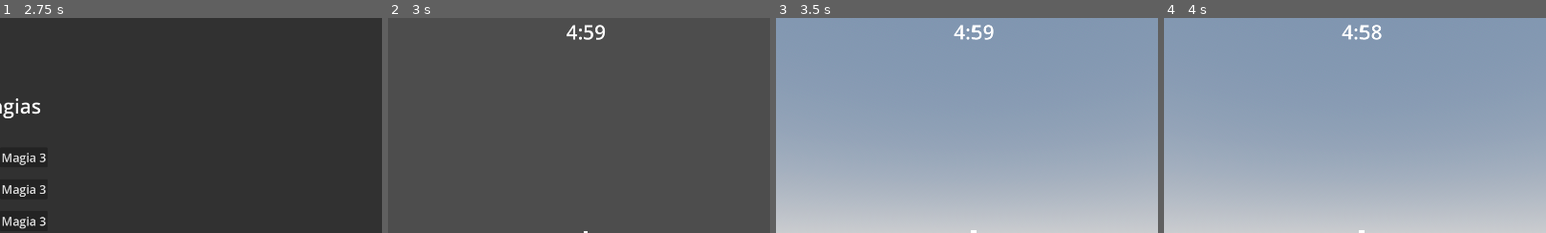
Above: before the commit, frames 1-4 (left to right).
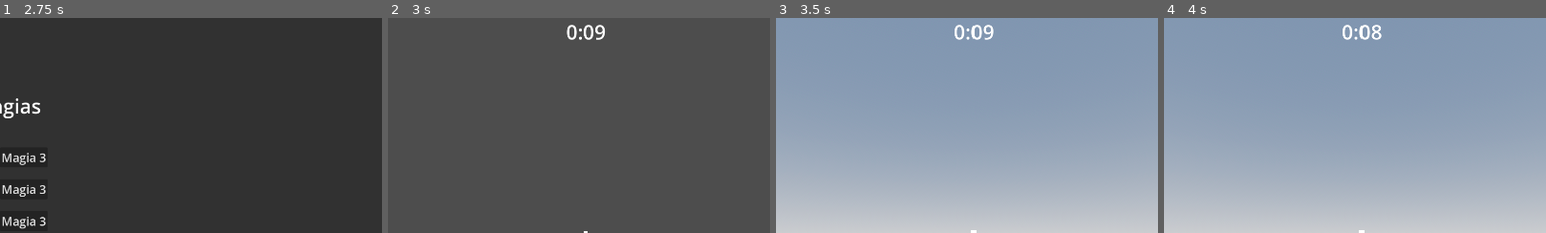
Above: after the commit, the same moments.

Repository: Isaaa43/Saudavel-e-Balanceado
Game: Godot game, scene res://cenas/main_game.tscn
Two runs of this game, one before a commit and one after it. Both use one fixed random seed, a clock stepped at 60 frames per second and the inputs below.
Inputs (mouse positions are % of the whole screen's width and height, from its top left):
- Up to frame 1 (2.75 s): click (50, 66) at 0.52 s; type "Alex" at 0.6 s; click "Jogar" at 1.25 s; click "Host" at 2 s
- Up to frame 2 (3 s): click "Começar Partida" at 2.75 s
- Up to frame 3 (3.5 s): no input
- Up to frame 4 (4 s): tap Enter at 3.5 s; move the mouse to (72, 45) at 3.52 s; hold D (direita) from 3.53 s (still down); click (72, 45) at 3.6 s; tap Space (pular) at 3.77 s
The pictures show only the part of the screen within x 24-74%, y 0-50%; the shares and areas given below are measured in that part.

Frame 1 is identical in both runs. In frame 2, 0.2% of the frame differs, in the area x 46-54%, y 3-11%; in frame 3, 0.2%; in frame 4, 0.2%.

Commit message:
feat: criado estado da partida e dano final do tempo
Criado nodo estado da partida para sincronizar a partida entre os jogadores
Aplicado efeito de levar dano nos jogadores ao acabar o tempo

Diff:
--- a/luta-magos/cenas/game/game_adm.tscn
+++ b/luta-magos/cenas/game/game_adm.tscn
@@ -2,22 +2,45 @@
 
 [ext_resource type="Script" uid="uid://bxvj6lh72p8f" path="res://scripts/game/adms/game_adm.gd" id="1_3lst8"]
 [ext_resource type="PackedScene" uid="uid://sscrh5g0oo6b" path="res://cenas/game/adminitradores/jogadores_adm.tscn" id="2_j0w0j"]
+[ext_resource type="Script" uid="uid://dd6jn1dqna1hv" path="res://scripts/game/feiticos/definicoes/efeitos_def/modificadores/feitico_modificador_efeito_duradouro_def.gd" id="2_p8iwo"]
+[ext_resource type="Script" uid="uid://b4tn3wkf7ejho" path="res://scripts/game/feiticos/definicoes/efeitos_def/lista_efeitos/FE_dano_def.gd" id="3_vxruo"]
 [ext_resource type="PackedScene" uid="uid://d4j7w61agrxhk" path="res://cenas/game/adminitradores/mapa_adm.tscn" id="3_yfoi5"]
 [ext_resource type="PackedScene" uid="uid://b6h4x6lo81xq7" path="res://cenas/game/adminitradores/feiticos_adm.tscn" id="4_1kxph"]
 [ext_resource type="PackedScene" uid="uid://cqojyxy8t78mg" path="res://cenas/game/characters/jogador.tscn" id="4_e2ubu"]
 [ext_resource type="PackedScene" uid="uid://boh1ydvfouvwi" path="res://cenas/game/adminitradores/local_adm.tscn" id="7_e2ubu"]
 [ext_resource type="Script" uid="uid://bfeji57b58d5h" path="res://scripts/game/adms/timer_adm.gd" id="7_ewmxn"]
+[ext_resource type="Script" uid="uid://dl2hoq3kukc24" path="res://scripts/game/adms/estado_partida_adm.gd" id="10_vxruo"]
+
+[sub_resource type="Resource" id="Resource_odip1"]
+script = ExtResource("2_p8iwo")
+alterar_tipo_efeito = true
+novo_tipo_efeito = 2
+cooldown_seg = 1.0
+metadata/_custom_type_script = "uid://dd6jn1dqna1hv"
+
+[sub_resource type="Resource" id="Resource_26i0g"]
+script = ExtResource("3_vxruo")
+valor = 5.0
+modificador_def = SubResource("Resource_odip1")
+metadata/_custom_type_script = "uid://b4tn3wkf7ejho"
 
 [sub_resource type="SceneReplicationConfig" id="SceneReplicationConfig_p8iwo"]
 properties/0/path = NodePath(".:tempo_restante_seg")
 properties/0/spawn = true
 properties/0/replication_mode = 1
 
-[node name="GameAdm" type="Node" unique_id=773607251 node_paths=PackedStringArray("jogadores_adm", "local_adm", "timer_adm")]
+[sub_resource type="SceneReplicationConfig" id="SceneReplicationConfig_vxruo"]
+properties/0/path = NodePath(".:estado_partida")
+properties/0/spawn = true
+properties/0/replication_mode = 2
+
+[node name="GameAdm" type="Node" unique_id=773607251 node_paths=PackedStringArray("jogadores_adm", "local_adm", "timer_adm", "estado_partida_adm")]
 script = ExtResource("1_3lst8")
 jogadores_adm = NodePath("JogadoresAdm")
 local_adm = NodePath("LocalAdm")
 timer_adm = NodePath("TimerAdm")
+estado_partida_adm = NodePath("EstadoPartidaAdm")
+efeito_fim_tempo = SubResource("Resource_26i0g")
 
 [node name="JogadoresAdm" parent="." unique_id=93310562 instance=ExtResource("2_j0w0j")]
 JOGADOR_REF = ExtResource("4_e2ubu")
@@ -31,10 +54,17 @@
 
 [node name="TimerAdm" type="Node" parent="." unique_id=1760318578]
 script = ExtResource("7_ewmxn")
+duracao_seg = 10.0
 
 [node name="MultiplayerSynchronizer" type="MultiplayerSynchronizer" parent="TimerAdm" unique_id=1764339154]
 replication_config = SubResource("SceneReplicationConfig_p8iwo")
 
+[node name="EstadoPartidaAdm" type="Node" parent="." unique_id=574249268]
+script = ExtResource("10_vxruo")
+
+[node name="MultiplayerSynchronizer" type="MultiplayerSynchronizer" parent="EstadoPartidaAdm" unique_id=2059806383]
+replication_config = SubResource("SceneReplicationConfig_vxruo")
+
 [editable path="JogadoresAdm"]
 [editable path="MapaAdm"]
 [editable path="FeiticosAdm"]
--- /dev/null
+++ b/luta-magos/scripts/game/adms/estado_partida_adm.gd
@@ -0,0 +1,31 @@
+class_name EstadoPartidaAdm
+extends Node
+
+signal estado_atualizado(estado_partida: EstadoPartida)
+
+enum EstadoPartida {NAO_INICIADA, ROLANDO, FIM_TEMPO, FIM_PARTIDA}
+
+## Nao deve ser alterado
+@export var estado_partida: EstadoPartida :
+	set(_estado):
+		_update_estado_partida(_estado)
+		estado_partida = _estado
+
+func set_nao_iniciada() -> void:
+	estado_partida = EstadoPartida.NAO_INICIADA
+
+func set_rolando() -> void:
+	estado_partida = EstadoPartida.ROLANDO
+
+func set_fim_tempo() -> void:
+	estado_partida = EstadoPartida.FIM_TEMPO
+
+func set_fim_partida() -> void:
+	estado_partida = EstadoPartida.FIM_PARTIDA
+
+
+func _update_estado_partida(novo_estado: EstadoPartida) -> void:
+	# se nao foi alterado, pare
+	if estado_partida == novo_estado: return
+	# emita um sinal com o novo estado
+	estado_atualizado.emit(novo_estado)
--- a/luta-magos/scripts/game/adms/game_adm.gd
+++ b/luta-magos/scripts/game/adms/game_adm.gd
@@ -4,17 +4,62 @@
 @export var jogadores_adm : JogadoresAdm
 @export var local_adm : LocalAdm
 @export var timer_adm: TimerAdm
+@export var estado_partida_adm: EstadoPartidaAdm
+
+@export var efeito_fim_tempo: FeiticoEfeitoDef
 
 func _ready() -> void:
 	# ajustar sinais
+	_conectar_sinais()
+	#TODO: hmm lugar melhot
+	timer_adm.iniciar()
+
+func _conectar_sinais() -> void:
+	# jogadores
 	jogadores_adm.recebido_jogador_authority.connect(local_adm.ajusta_para_jogador)
 	jogadores_adm.recebido_dados_jog_authority.connect(local_adm.ajusta_dados_jogador)
+	# timer
 	timer_adm.tempo_atualizado.connect(local_adm.ajusta_tempo_partida)
-
-	#TODO: hmm lugar melhot
-	timer_adm.iniciar()
+	timer_adm.tempo_esgotado.connect(fim_tempo)
+	# estado da partida
+	estado_partida_adm.estado_atualizado.connect(_atualizar_estado_partida)
 
 func _process(_delta: float) -> void:
 	if Input.is_action_just_pressed("debug"):
 		Input.set_mouse_mode(Input.MOUSE_MODE_VISIBLE)
 		Network.client.pedir_terminar_partida()
+
+func fim_tempo() -> void:
+	estado_partida_adm.set_fim_tempo()
+
+# Estado da Partida
+# -----------------------------------------------------------------------------
+func _atualizar_estado_partida(estado_partida: EstadoPartidaAdm.EstadoPartida) -> void:
+	match (estado_partida):
+		EstadoPartidaAdm.EstadoPartida.NAO_INICIADA:
+			_nao_iniciada()
+		EstadoPartidaAdm.EstadoPartida.ROLANDO:
+			_rolando()
+		EstadoPartidaAdm.EstadoPartida.FIM_TEMPO:
+			_fim_tempo()
+		EstadoPartidaAdm.EstadoPartida.FIM_PARTIDA:
+			_fim_partida()
+
+func _nao_iniciada() -> void:
+	pass
+
+func _rolando() -> void:
+	pass
+
+func _fim_tempo() -> void:
+	aplicar_dano_jogadores()
+
+func _fim_partida() -> void:
+	pass
+
+
+
+
+# ---------
+func aplicar_dano_jogadores() -> void:
+	jogadores_adm.dimiuir_vida_jogadores(efeito_fim_tempo)
--- a/luta-magos/scripts/game/adms/jogadores_adm.gd
+++ b/luta-magos/scripts/game/adms/jogadores_adm.gd
@@ -78,3 +78,10 @@
 	if jogadores_por_peer_id.has(peer_id):
 		return jogadores_por_peer_id[peer_id]
 	return null
+
+func dimiuir_vida_jogadores(efeito_def: FeiticoEfeitoDef) -> void:
+	print("aplicar ao ", multiplayer.get_unique_id())
+	for jogador: Jogador in jogadores_por_peer_id.values():
+		jogador.receptor_efeitos.desativar_cura()
+		var efeito_dano : FeiticoEfeito = efeito_def.criar()
+		jogador.receptor_efeitos.receber_efeito(efeito_dano)
--- a/luta-magos/scripts/game/adms/timer_adm.gd
+++ b/luta-magos/scripts/game/adms/timer_adm.gd
@@ -39,8 +39,14 @@
 	# atualiza o tempo_restante
 	tempo_restante_seg -= delta
 	tempo_atualizado.emit(tempo_restante_seg)
-	# se acabou o tempo, pare, e emita tempo_esgotado
+	# se acabou o tempo, fim do timer
 	if tempo_restante_seg <= 0.0:
 		tempo_restante_seg = 0.0
-		rodando = false
-		tempo_esgotado.emit()
+		_fim_timer()
+
+# pare, e emita tempo_esgotado
+func _fim_timer() -> void:
+	if not multiplayer.is_server(): return
+
+	rodando = false
+	tempo_esgotado.emit()
--- a/luta-magos/scripts/game/characters/sistemas/receptor_efeitos.gd
+++ b/luta-magos/scripts/game/characters/sistemas/receptor_efeitos.gd
@@ -5,7 +5,7 @@
 @export var sistema_mana: SistemaMana
 @export var sistema_efeitos: SistemaEfeitosFeiticos
 
-var dono_id: int
+var cura_desativada: bool = false
 
 static func encontrar_receptor_efeitos(nodo: Node) -> ReceptorEfeitos:
 	var receptor : ReceptorEfeitos = nodo.get("receptor_efeitos")
@@ -19,12 +19,12 @@
 		receber_efeito(efeito)
 
 func receber_efeito(efeito: FeiticoEfeito) -> void:
+	# se a cura estiver desativa, e for uma cura, pare e nao aplique o efeito
+	if cura_desativada:
+		if efeito is FeiticoEfeitoCura: return
+	# aplica o efeito
 	sistema_efeitos.receber_feitico_efeito(efeito)
 
-#func receber_dano(valor: float) -> void:
-	#if sistema_vida:
-		#sistema_vida.receber_dano(valor)
-#
-#func receber_mana(valor: float) -> void:
-	#if sistema_mana:
-		#sistema_mana.ganhar_mana(valor)
+## Desativa as curas
+func desativar_cura() -> void:
+	cura_desativada = true
--- a/luta-magos/scripts/game/characters/sistemas/sistema_efeitos_feiticos.gd
+++ b/luta-magos/scripts/game/characters/sistemas/sistema_efeitos_feiticos.gd
@@ -1,6 +1,7 @@
 class_name SistemaEfeitosFeiticos
 extends Node
 
+# TODO: melhorar aqui, remover isso, deixar generico
 @export var jogador: Jogador
 
 var efeitos_mantidos: Array[DadosEfeito]
Not shown, added: luta-magos/scripts/game/adms/estado_partida_adm.gd.uid
